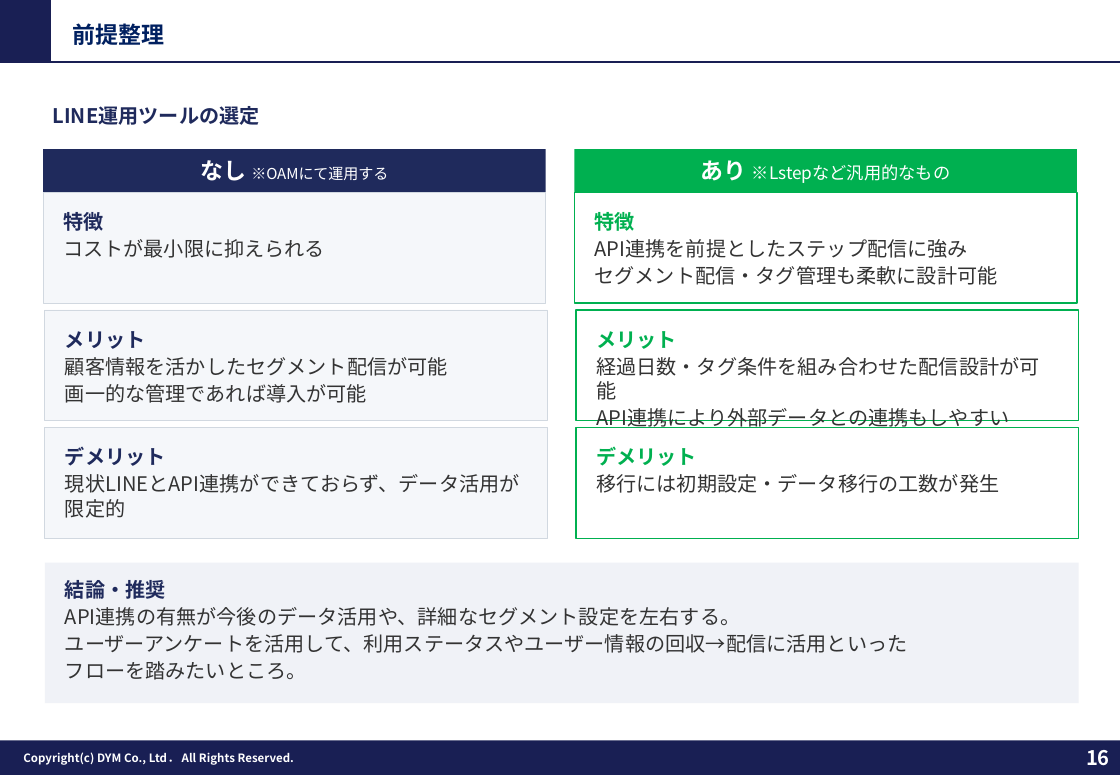
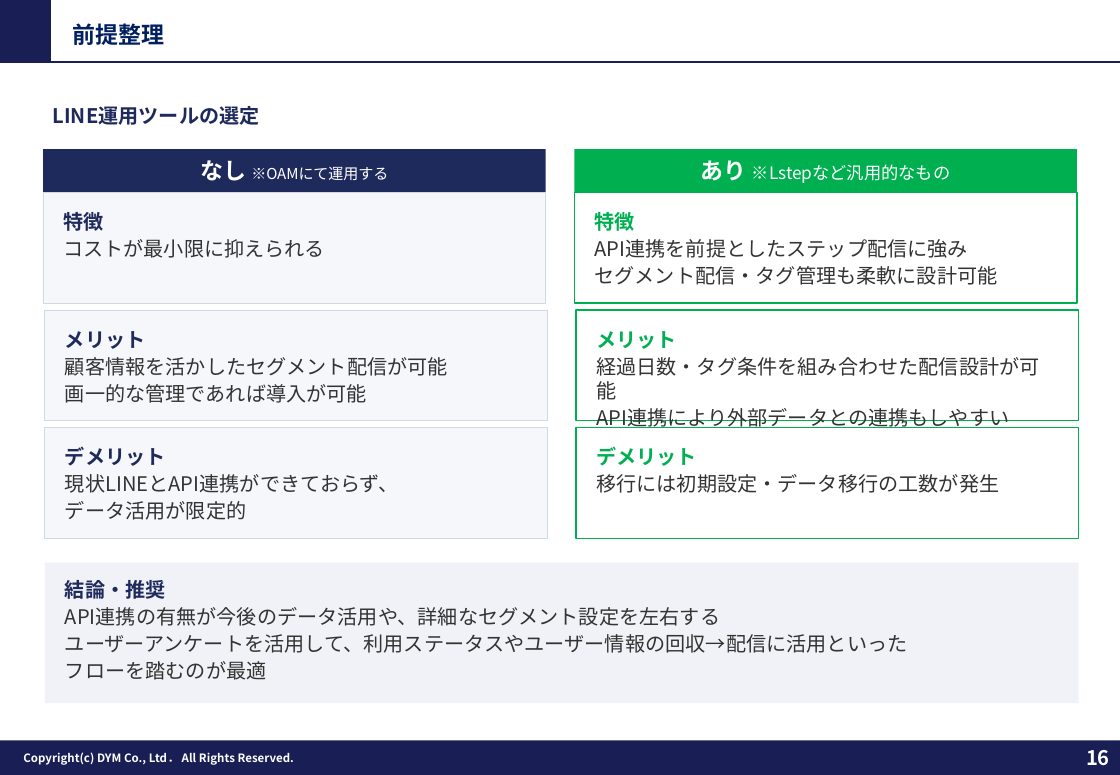
Before and after one commit to tonomura-r-dev/folder, a slide deck: slide 16 of 202609_株式会社やる気スイッチグループ御中_LINE公式アカウント運用のご提案_ver3.1.pptx. Drawn at 1120x775 pixels with LibreOffice and Linux fonts; fonts in the diff are those of the drawing; background and template pictures are left out. Boxes give left, top, right and bottom in pixels: in the first picture for what was removed or moved away, otherwise in the second. Text is boxed around its words. In the diff, an @@ line names an element or a change of style, - is before the commit and + after.

```diff
--- a/202609_株式会社やる気スイッチグループ御中_LINE公式アカウント運用のご提案_ver3.1.pptx
+++ b/202609_株式会社やる気スイッチグループ御中_LINE公式アカウント運用のご提案_ver3.1.pptx
@@ text in rectangle at <box>65,474,399,520</box>: text changed @@
-現状LINEとAPI連携ができておらず、データ活用が限定的
+現状LINEとAPI連携ができておらず、
+データ活用が限定的
@@ text in rectangle at <box>65,607,720,626</box>: text changed @@
-API連携の有無が今後のデータ活用や、詳細なセグメント設定を左右する。
+API連携の有無が今後のデータ活用や、詳細なセグメント設定を左右する
@@ text in rectangle at <box>65,661,267,680</box>: text changed @@
-フローを踏みたいところ。
+フローを踏むのが最適
```
Also in this commit, not shown: 19 other slides changed.
